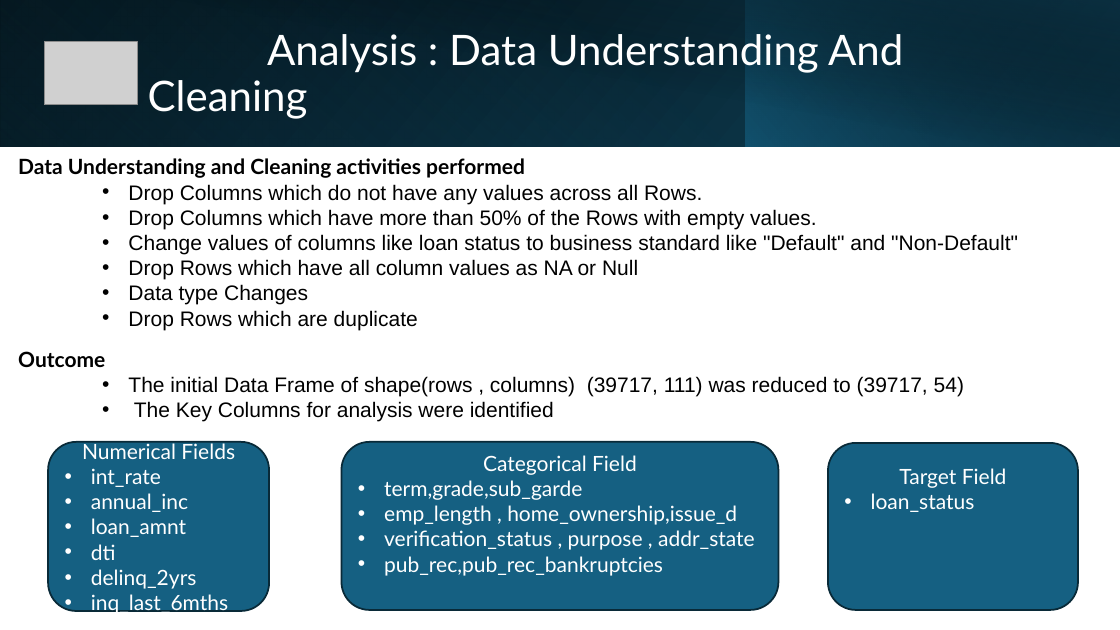
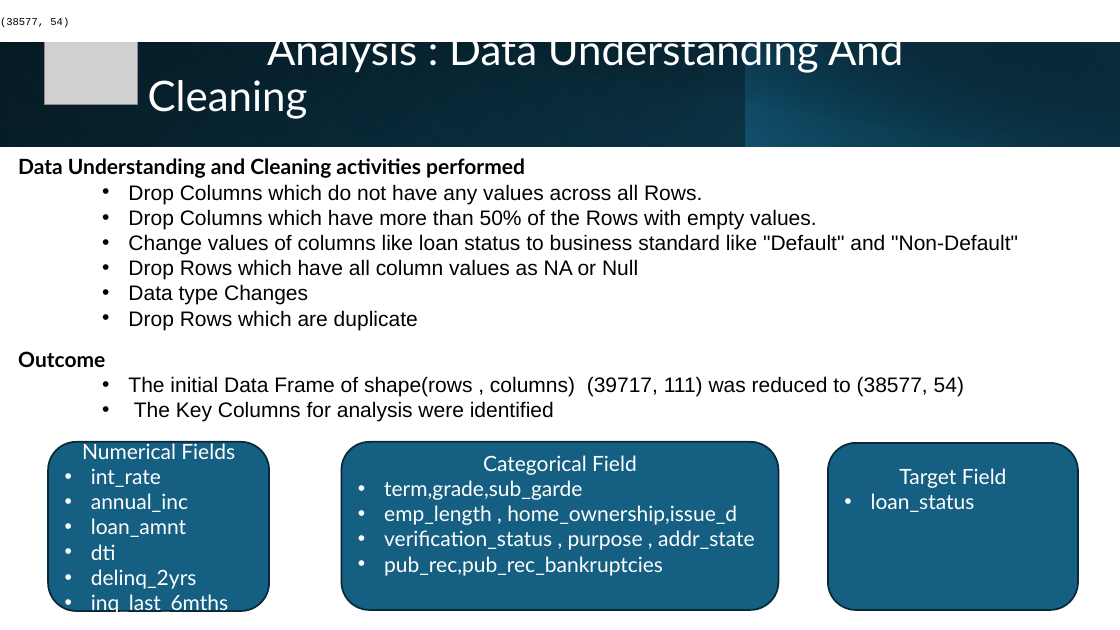
Before and after one commit to pradeephm31/LendingClubCaseStudy, a slide deck: slide 4 of LendingClubCaseStudy.pptx. Drawn at 1120x630 pixels with LibreOffice and Linux fonts; fonts in the diff are those of the drawing; grey boxes stand for pictures. Boxes give left, top, right and bottom in pixels: in the first picture for what was removed or moved away, otherwise in the second. Text is boxed around its words. In the diff, an @@ line names an element or a change of style, - is before the commit and + after.

Commit message:
Modified Analysis to not consider loan status which are 'Current'

```diff
--- a/LendingClubCaseStudy.pptx
+++ b/LendingClubCaseStudy.pptx
@@ rectangle added at (x1=0, y1=0, x2=1120, y2=42), fill #FFFFFF, 9 pt, text #000000 @@
+(38577, 54)
@@ text at (x1=128, y1=376, x2=964, y2=396): text changed @@
-    • The initial Data Frame of shape(rows , columns) (39717, 111) was reduced to (39717, 54)
+    • The initial Data Frame of shape(rows , columns) (39717, 111) was reduced to (38577, 54)
```
Also in this commit, not shown: 4 other slides changed, 2 other files.
